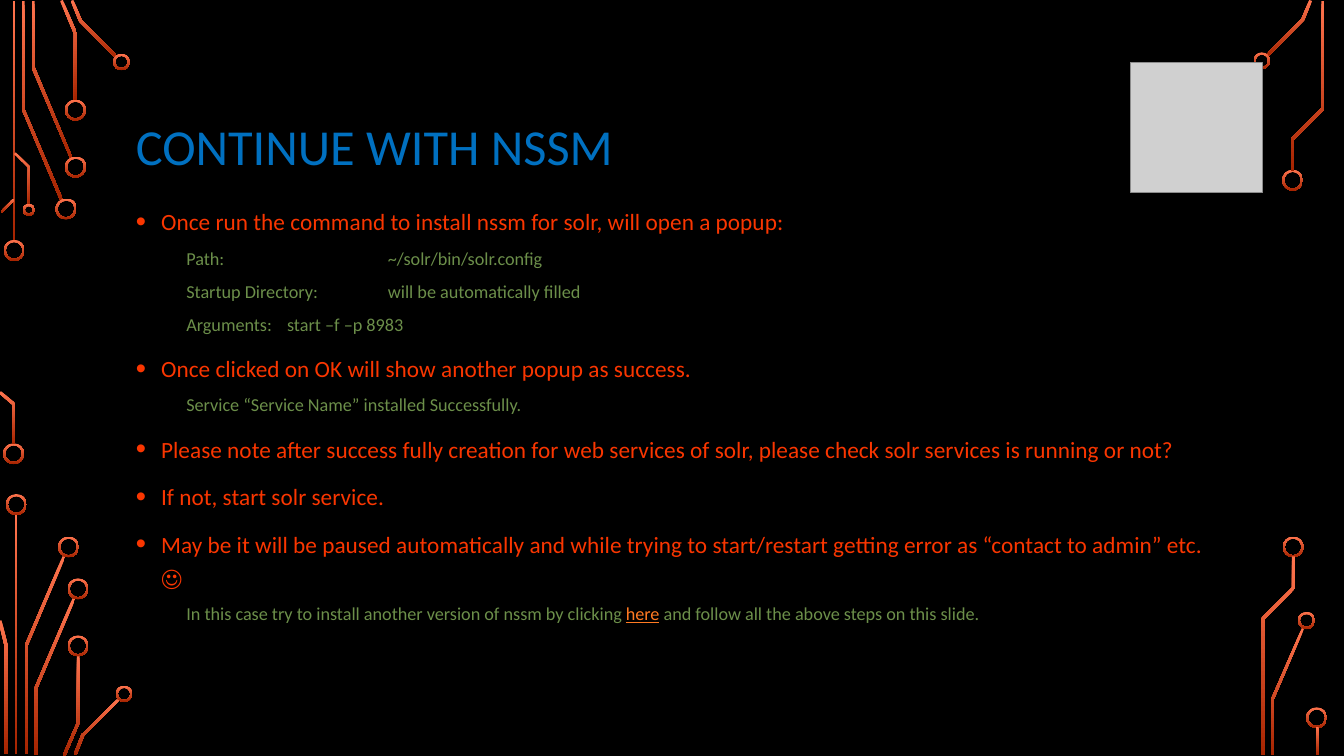
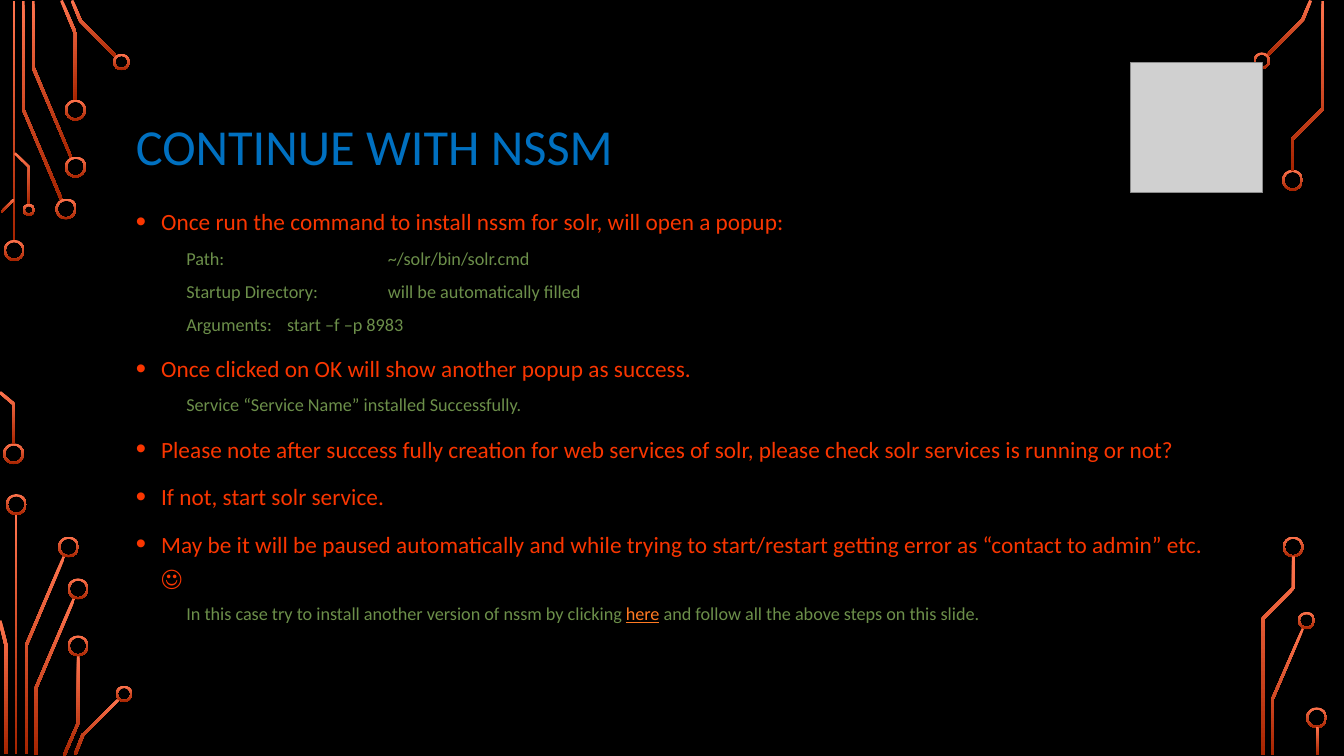
Before and after one commit to sitecorelibraries/sitecorelibraries.github.io, a slide deck: slide 8 of Documentation/Guidlines_Sitecore9_Installation.pptx. Drawn at 1344x756 pixels with LibreOffice and Linux fonts; fonts in the diff are those of the drawing; grey boxes stand for pictures; background and template pictures are left out. Boxes give left, top, right and bottom in pixels: in the first picture for what was removed or moved away, otherwise in the second. Text is boxed around its words. In the diff, an @@ line names an element or a change of style, - is before the commit and + after.

Commit message:
after correcting missing command for solr https setup

```diff
--- a/Documentation/Guidlines_Sitecore9_Installation.pptx
+++ b/Documentation/Guidlines_Sitecore9_Installation.pptx
@@ text at box(186, 252, 529, 266): text changed @@
-  Path: ~/solr/bin/solr.config
+  Path: ~/solr/bin/solr.cmd
```
Also in this commit, not shown: 1 other slide changed.
